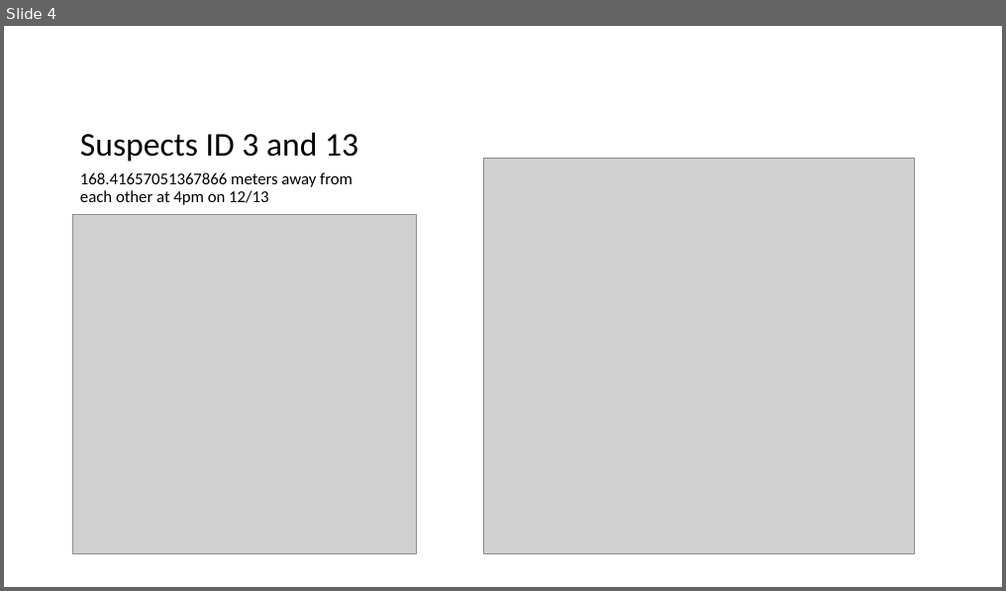
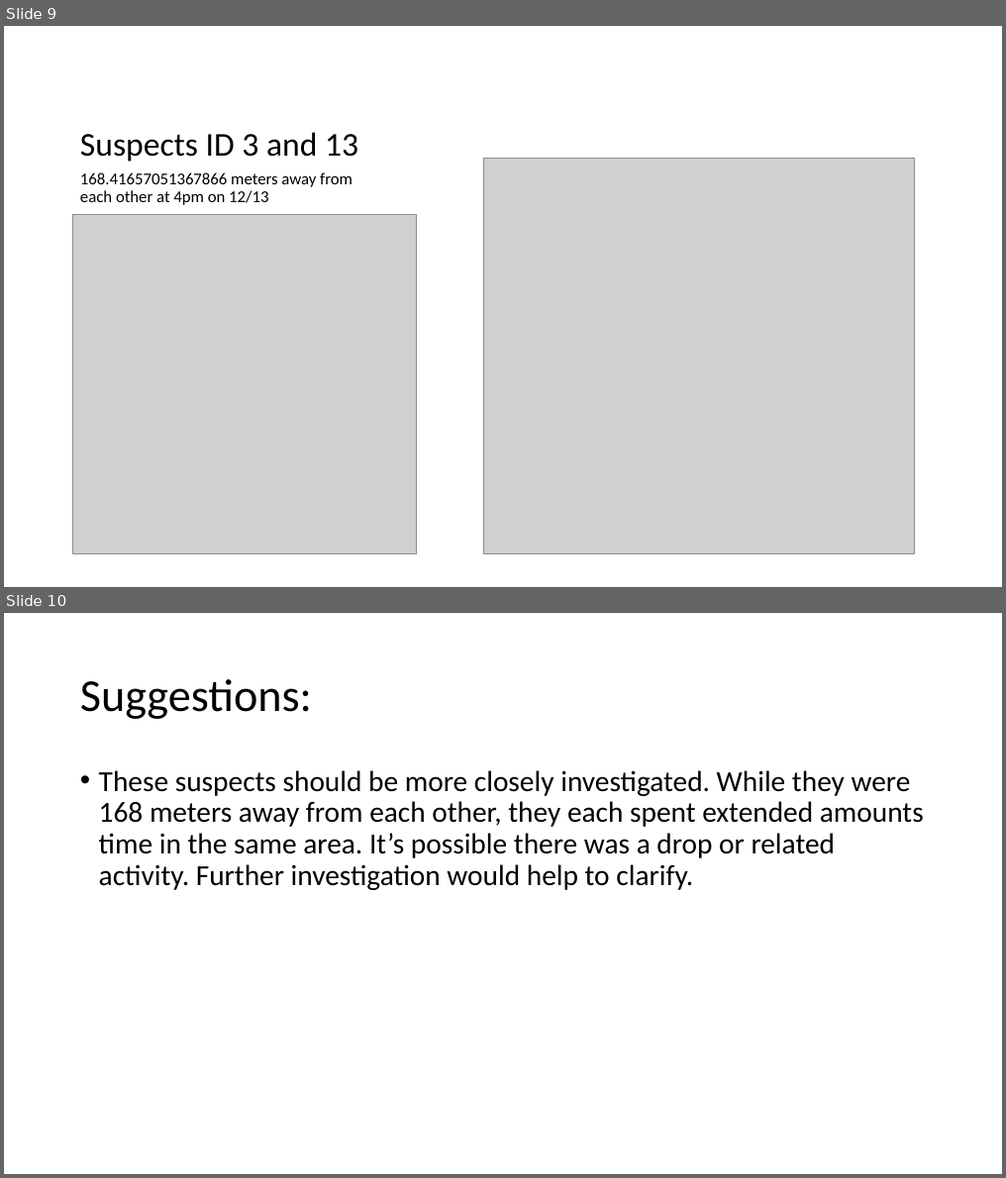
Before and after one commit to ian-mcnichols/CS_480, a slide deck: 480_HW1.pptx. Shown one above the other, each under a label of ours: slide 4 before the commit, slides 9 and 10 after it. The pictures are 1006x591 and 1006x1178 pixels, drawn with LibreOffice and Linux fonts; fonts in the diff are those of the drawing; grey boxes stand for pictures. Boxes give left, top, right and bottom in pixels: in the first picture for what was removed or moved away, otherwise in the second. Text is boxed around its words. In the diff, an @@ line names an element or a change of style, - is before the commit and + after.

```diff
--- a/480_HW1.pptx
+++ b/480_HW1.pptx
@@ slide 10 added at (4, 613, 1002, 1174), background #FFFFFF @@
@@ title added at (80, 679, 312, 719), 44 pt, text #000000 @@
+Suggestions:
@@ text added at (99, 770, 924, 890), 28 pt, text #000000 @@
+• These suspects should be more closely investigated. While they were 168 meters away from each other, they each spent extended amounts time in the same area. It’s possible there was a drop or related activity. Further investigation would help to clarify.
@@ what was slide 4 is now slide 9 @@
```
Also in this commit, not shown: 6 other slides added.
